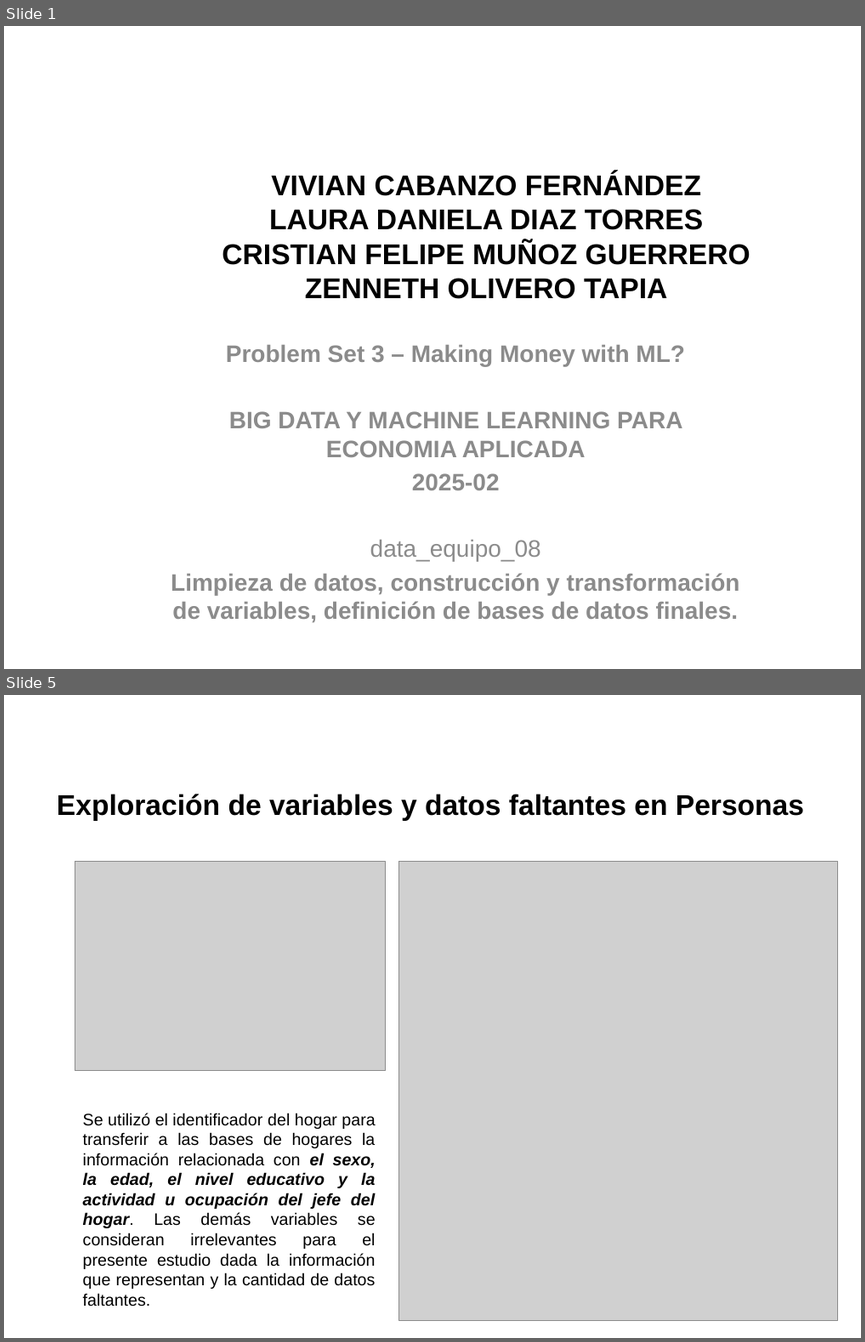
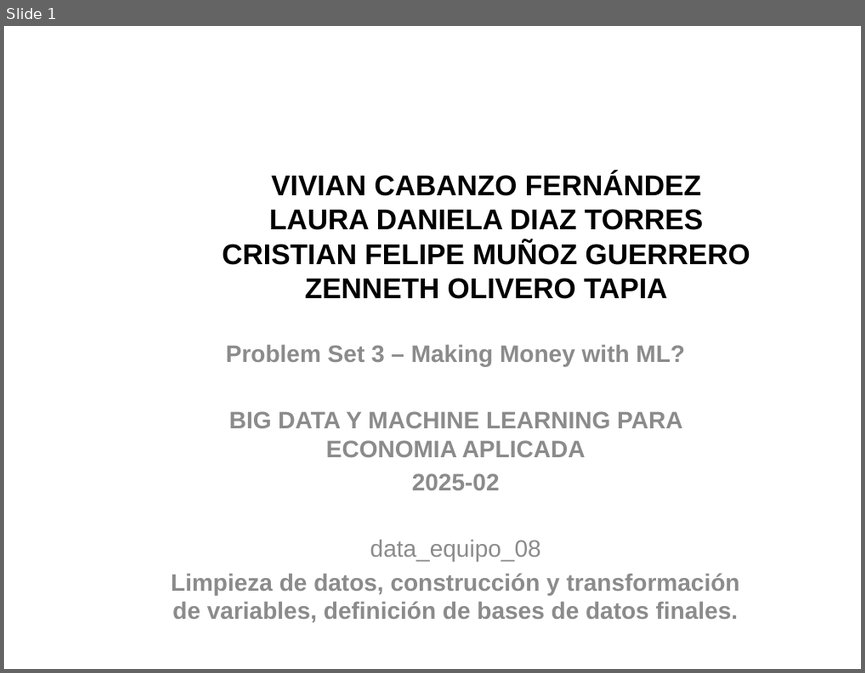
Before and after one commit to zoliverot/Taller3_Making-Money-with-ML, a slide deck: reports/slides/data_equipo_08.pptx. Shown one above the other, each under a label of ours: slides 1 and 5 before the commit, slide 1 after it; the slides between them are not shown. The pictures are 865x1342 and 865x673 pixels, drawn with LibreOffice and Linux fonts; fonts in the diff are those of the drawing; grey boxes stand for pictures; background and template pictures are left out. Boxes give left, top, right and bottom in pixels: in the first picture for what was removed or moved away, otherwise in the second. Text is boxed around its words. In the diff, an @@ line names an element or a change of style, - is before the commit and + after.

```diff
--- a/reports/slides/data_equipo_08.pptx
+++ b/reports/slides/data_equipo_08.pptx
@@ slide 5 removed at bbox=[4, 695, 861, 1338], background picture (left out) @@
@@ title removed at bbox=[57, 794, 804, 821] @@
-Exploración de variables y datos faltantes en Personas
@@ picture removed at bbox=[75, 862, 386, 1071] @@
@@ picture removed at bbox=[399, 862, 838, 1320] @@
@@ text removed at bbox=[83, 1112, 375, 1306] @@
-Se utilizó el identificador del hogar para transferir a las bases de hogares la información relacionada con el sexo, la edad, el nivel educativo y la actividad u ocupación del jefe del hogar. Las demás variables se consideran irrelevantes para el presente estudio dada la información que representan y la cantidad de datos faltantes.
```
Also in this commit, not shown: 1 slide added, 5 other slides removed, 2 other files.
